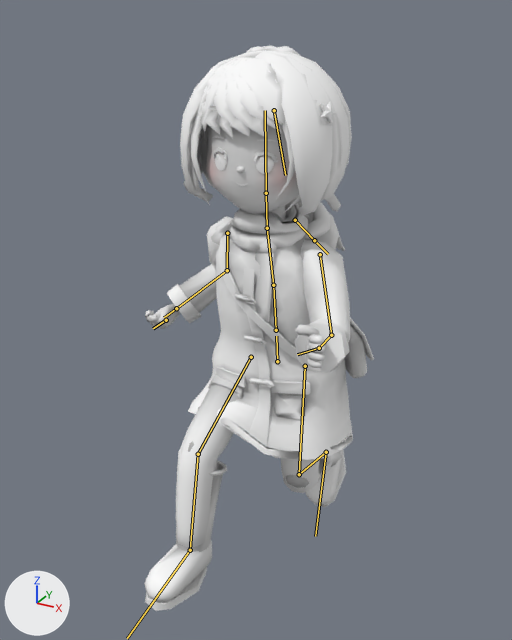
One commit to the glTF model public/models/mika.lite.glb: the scene before it, then after it.
Rendered twice from a camera (50 mm lens) standing at (0.779, -1.527, 1.432) and looking at (-0.014, -0.085, 0.711). The axes (+X, +Y, +Z) are drawn at lower left. The lights are the same throughout. The picture after the commit comes second. Both versions are drawn at frame 4 of the action 'Run'; the numbers are the values there. The bones that change, and the others that lie on the model, are drawn over the model as lines.

The first picture shows 'Mika.001'.
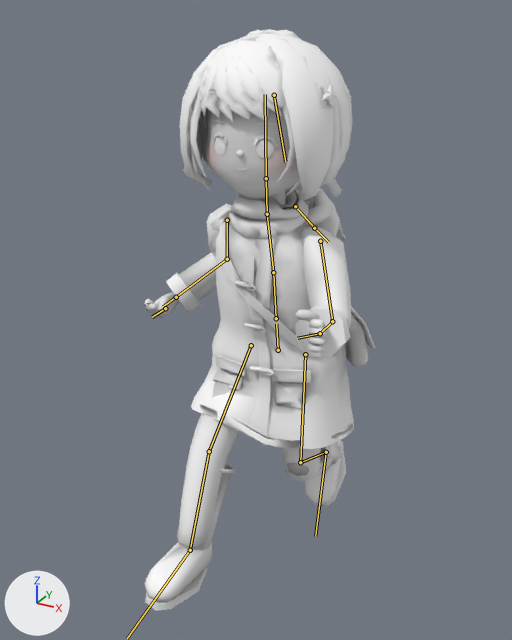
Changed parts and their boxes (x1, y1, x2, y2) in the pictures (512 x 640 px):
```json
{"object": "Mika.001", "change": "posed", "before": [144, 46, 374, 611], "after": [144, 29, 375, 611]}
{"bone": "hips", "before": "(277, 361) to (276, 336)", "after": "(278, 350) to (276, 324)"}
{"bone": "thigh_L", "before": "(305, 366) to (299, 474)", "after": "(305, 354) to (300, 462)"}
{"bone": "shin_L", "before": "(299, 474) to (326, 452)", "after": "(300, 462) to (326, 452)"}
{"bone": "thigh_R", "before": "(251, 357) to (198, 454)", "after": "(251, 345) to (209, 451)"}
{"bone": "shin_R", "before": "(198, 454) to (190, 550)", "after": "(209, 451) to (190, 550)"}
```

Scene script edits in JSON lines:
```json
{"block": "bone_hips", "where": "bone_hips = bpy.data.objects['Mika'].pose.bones['hips']  # child of 'root'"}
{"op": "set", "path": "bone_hips.location", "old": "(0.007, -0.09, 0.0)", "new": "(0.007, -0.056, 0.0)"}
{"block": "bone_thigh_l", "where": "bone_thigh_l = bpy.data.objects['Mika'].pose.bones['thigh_L']  # child of 'hips'"}
{"op": "set", "path": "bone_thigh_l.rotation_quaternion", "old": "(0.989, -0.148, -0.009, -0.013)", "new": "(0.992, -0.126, -0.009, -0.011)", "note": "degrees (-17, -1, -1) -> degrees (-14, -1, -1)"}
{"block": "bone_shin_l", "where": "bone_shin_l = bpy.data.objects['Mika'].pose.bones['shin_L']  # child of 'thigh_L'"}
{"op": "set", "path": "bone_shin_l.rotation_quaternion", "old": "(0.784, 0.62, 0.0, 0.006)", "new": "(0.834, 0.552, 0.0, 0.006)", "note": "degrees (77, 0, 1) -> degrees (67, 0, 1)"}
{"block": "bone_foot_l", "where": "bone_foot_l = bpy.data.objects['Mika'].pose.bones['foot_L']  # child of 'shin_L'"}
{"op": "set", "path": "bone_foot_l.rotation_quaternion", "old": "(0.986, -0.161, 0.053, -0.003)", "new": "(0.993, -0.101, 0.054, 0.013)", "note": "degrees (-19, 6, -1) -> degrees (-12, 6, 1)"}
{"block": "bone_thigh_r", "where": "bone_thigh_r = bpy.data.objects['Mika'].pose.bones['thigh_R']  # child of 'hips'"}
{"op": "set", "path": "bone_thigh_r.rotation_quaternion", "old": "(0.87, -0.481, 0.106, 0.034)", "new": "(0.915, -0.387, 0.108, 0.024)", "note": "degrees (-58, 13, -3) -> degrees (-46, 13, -2)"}
{"block": "bone_shin_r", "where": "bone_shin_r = bpy.data.objects['Mika'].pose.bones['shin_R']  # child of 'thigh_R'"}
{"op": "set", "path": "bone_shin_r.rotation_quaternion", "old": "(0.96, 0.279, 0.0, -0.004)", "new": "(0.995, 0.095, 0.0, -0.003)", "note": "degrees (32, 0, 0) -> degrees (11, 0, 0)"}
{"block": "bone_foot_r", "where": "bone_foot_r = bpy.data.objects['Mika'].pose.bones['foot_R']  # child of 'shin_R'"}
{"op": "set", "path": "bone_foot_r.rotation_quaternion", "old": "(0.991, 0.097, -0.048, -0.076)", "new": "(0.978, 0.175, -0.046, -0.099)", "note": "degrees (12, -5, -9) -> degrees (21, -3, -12)"}
```
